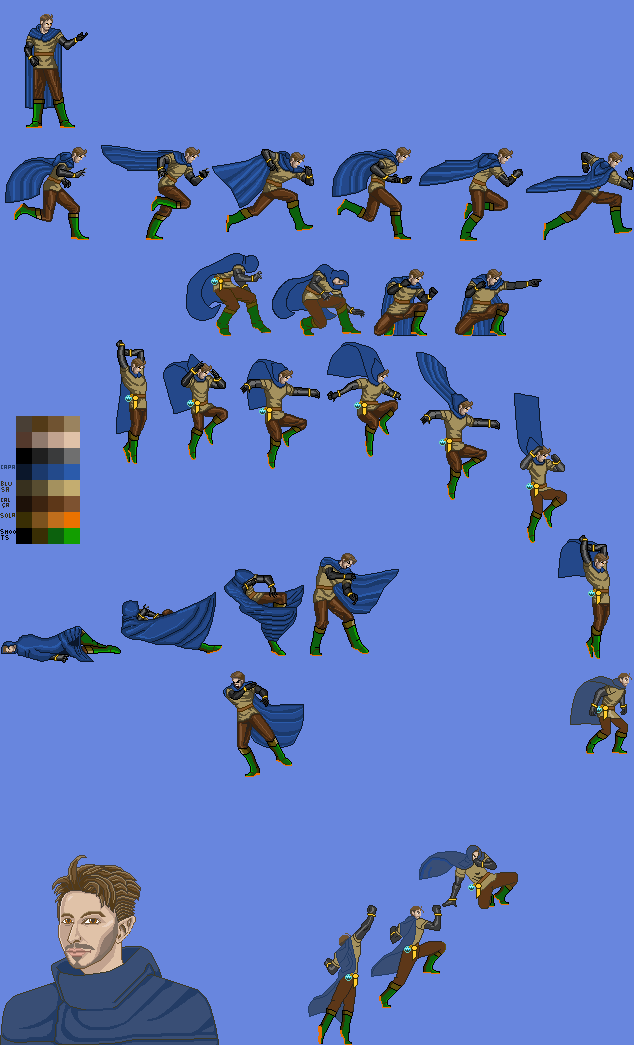
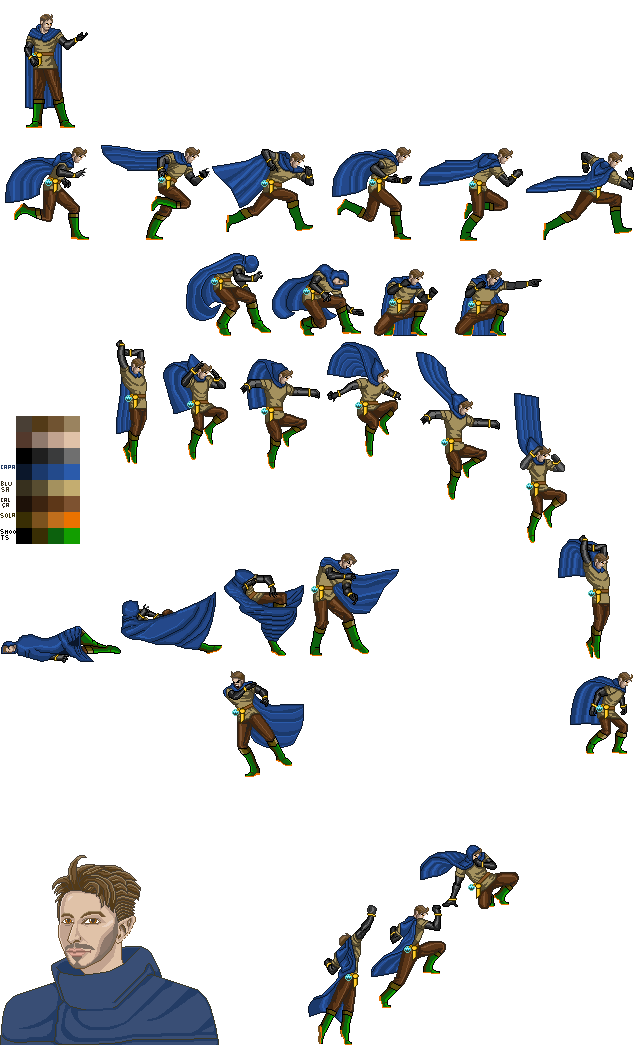
Layer changes from the first w=634, h=1045 image to the second:
painted on "Pintar camada 1" (1st of 4) over [128, 640, 320, 832]
painted on "Death" over [0, 512, 448, 896]
painted on "Hit" (1st of 2) over [0, 84, 614, 596]
painted on "Hit" (2nd of 2) over [102, 148, 422, 468]
painted on "Pintar camada 1" (2nd of 4) over [0, 0, 448, 704]
moved "Run" (1st of 2) above "Pintar camada 1", painted on it over [0, 64, 634, 1045]
painted on "Pintar camada 1" (3rd of 4) over [57, 512, 633, 1045]
moved "Jump" above "Pintar camada 1", painted on it over [0, 0, 634, 1045]
painted on "Pintar camada 1" (4th of 4) over [256, 256, 576, 704]
renamed "Pintar camada 1" to "Run", painted on it over [0, 64, 634, 448]
hid "Plano de fundo", painted on it over [0, 0, 634, 1045]
